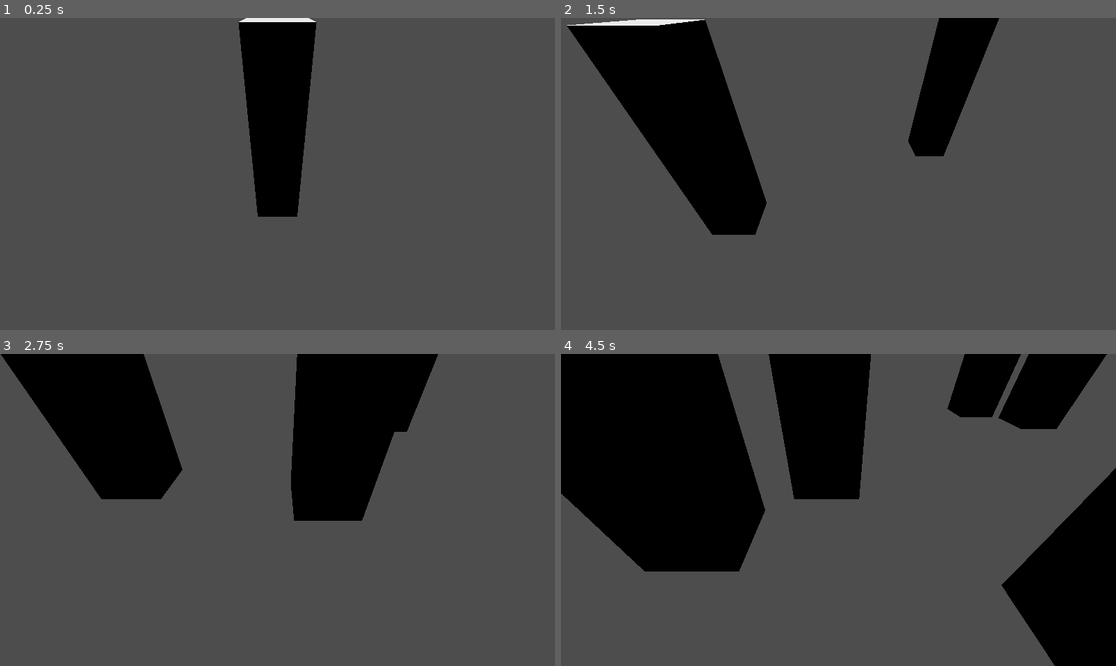
Above: before the commit, frames 1-4 (two rows, left to right).
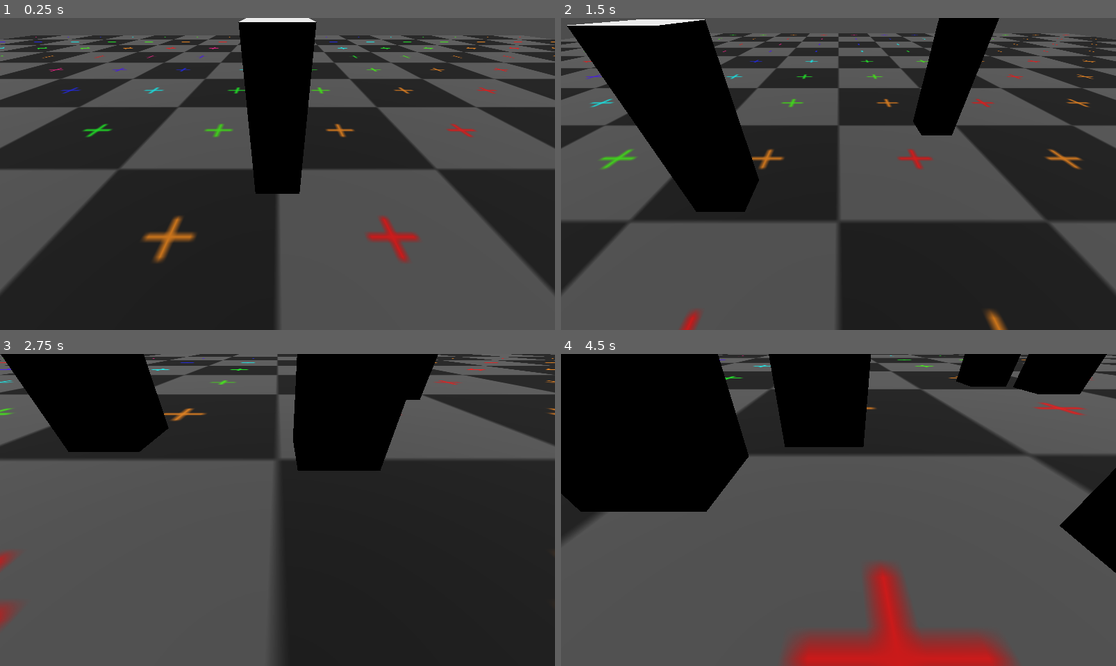
Above: after the commit, the same moments.

Repository: cooltrain7/building-planner
Game: Godot game, scene res://editor/editor.tscn
The game is run twice, just before and just after one commit, with the same random seed, the same clock (stepped at 60 frames per second) and the same inputs.
Inputs (mouse positions are in pixels of both pictures, inside the frame that each line leads up to):
- Up to frame 1 (0.25 s): no input
- Up to frame 2 (1.5 s): tap Enter at 0.5 s; move the mouse to (960, 158) at 0.52 s; hold S (camera_backwards) 0.53-1.28 s; click (960, 158) at 0.67 s; move the mouse to (727, 189) at 1.27 s; tap Shift (camera_boost) at 1.35 s; click (727, 189) at 1.42 s
- Up to frame 3 (2.75 s): tap Space (camera_up) at 2 s; move the mouse to (333, 441) at 2.02 s; hold Ctrl (camera_down) from 2.03 s (still down); click (333, 441) at 2.17 s
- Up to frame 4 (4.5 s): move the mouse to (810, 572) at 2.77 s; release Ctrl (camera_down) at 2.78 s; tap W (camera_forward) at 2.85 s; click (810, 572) at 2.92 s; tap Enter at 3.5 s; move the mouse to (1005, 556) at 3.52 s; hold A (camera_left) 3.53-4.28 s; click (1005, 556) at 3.67 s; move the mouse to (672, 463) at 4.27 s; tap D (camera_right) at 4.35 s; click (672, 463) at 4.42 s

The runs differ from the first frame. In frame 1, 45% of the frame differs, in the area x 0-100%, y 5-100%; in frame 2, 40%; in frame 3, 45%; in frame 4, 31%.

Commit message:
Setup ground with UV floor plane

Diff:
--- a/editor/editor.tscn
+++ b/editor/editor.tscn
@@ -1,12 +1,19 @@
-[gd_scene load_steps=7 format=3 uid="uid://c3lk8mtwxyj5l"]
+[gd_scene load_steps=10 format=3 uid="uid://c3lk8mtwxyj5l"]
 
 [ext_resource type="Script" path="res://editor/script/cursor.gd" id="1_8uddu"]
 [ext_resource type="Script" path="res://editor/script/camera_controller.gd" id="1_hw85h"]
 [ext_resource type="Resource" uid="uid://cuc5l1hs4w1rt" path="res://editor/buildables/foundation_3x3.tres" id="2_rrh33"]
 [ext_resource type="Resource" uid="uid://odu5lflbdktl" path="res://editor/buildables/foundation_gate.tres" id="3_wkfpg"]
 [ext_resource type="Script" path="res://editor/script/placer.gd" id="4_y7a0h"]
+[ext_resource type="Texture2D" uid="uid://ck1sofmxu5rna" path="res://editor/textures/uv_grid.png" id="6_skn7o"]
 
-[sub_resource type="BoxShape3D" id="BoxShape3D_t0fsi"]
+[sub_resource type="StandardMaterial3D" id="StandardMaterial3D_rgtkv"]
+albedo_texture = ExtResource("6_skn7o")
+
+[sub_resource type="PlaneMesh" id="PlaneMesh_njnhm"]
+
+[sub_resource type="BoxShape3D" id="BoxShape3D_ts1rb"]
+size = Vector3(2, 1, 2)
 
 [node name="Editor" type="Node3D"]
 
@@ -32,9 +39,13 @@
 transform = Transform3D(1000, 0, 0, 0, 0.203, 0, 0, 0, 1000, 8.40457, 0, 0)
 visible = false
 
-[node name="Ground" type="StaticBody3D" parent="."]
-transform = Transform3D(1000, 0, 0, 0, 1, 0, 0, 0, 1000, 0, 0, 0)
-collision_layer = 2
+[node name="Ground" type="MeshInstance3D" parent="."]
+transform = Transform3D(100, 0, 0, 0, 1, 0, 0, 0, 100, 0, 0, 0)
+material_override = SubResource("StandardMaterial3D_rgtkv")
+mesh = SubResource("PlaneMesh_njnhm")
 
-[node name="CollisionShape3D" type="CollisionShape3D" parent="Ground"]
-shape = SubResource("BoxShape3D_t0fsi")
+[node name="StaticBody3D" type="StaticBody3D" parent="Ground"]
+
+[node name="CollisionShape3D" type="CollisionShape3D" parent="Ground/StaticBody3D"]
+transform = Transform3D(1, 0, 0, 0, 1, 0, 0, 0, 1, 0, 0, 0)
+shape = SubResource("BoxShape3D_ts1rb")
Binary file added: editor/textures/uv_grid.png
Not shown, added: editor/textures/uv_grid.png.import
